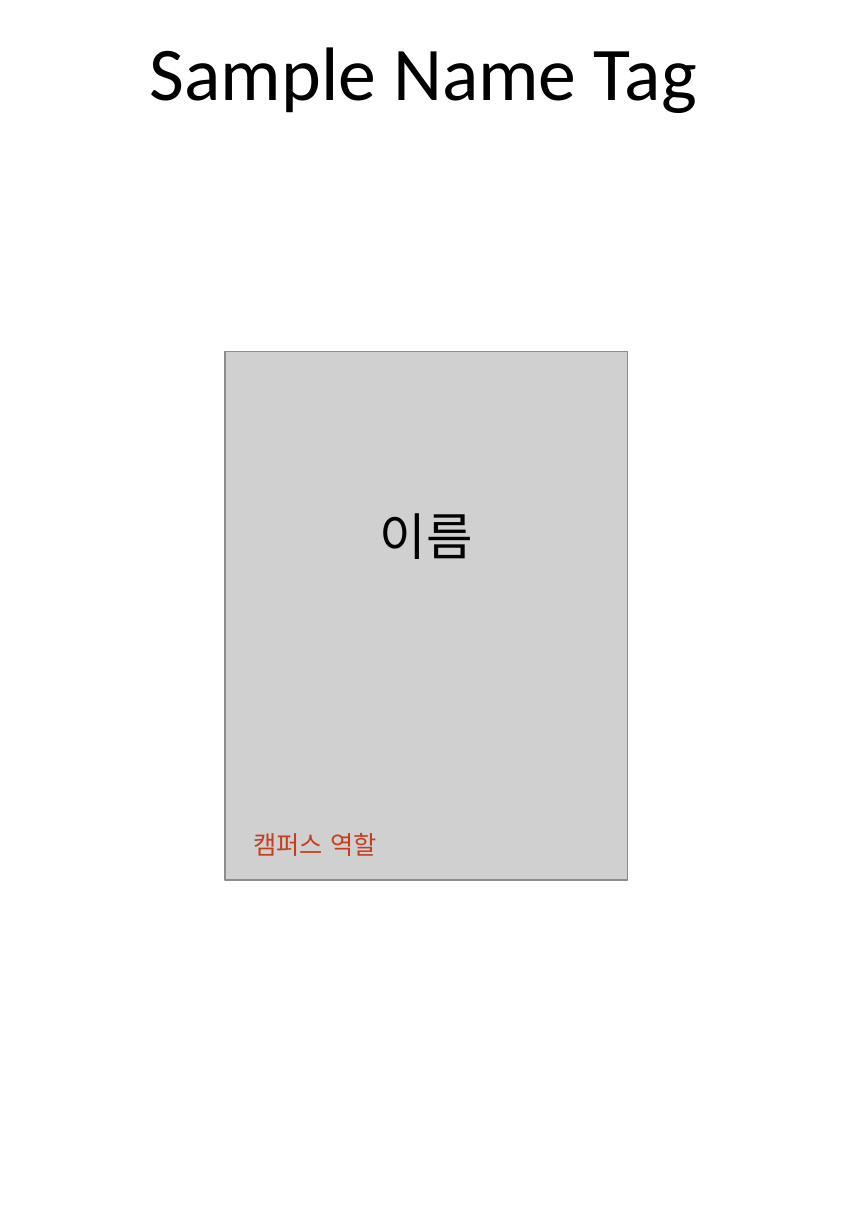
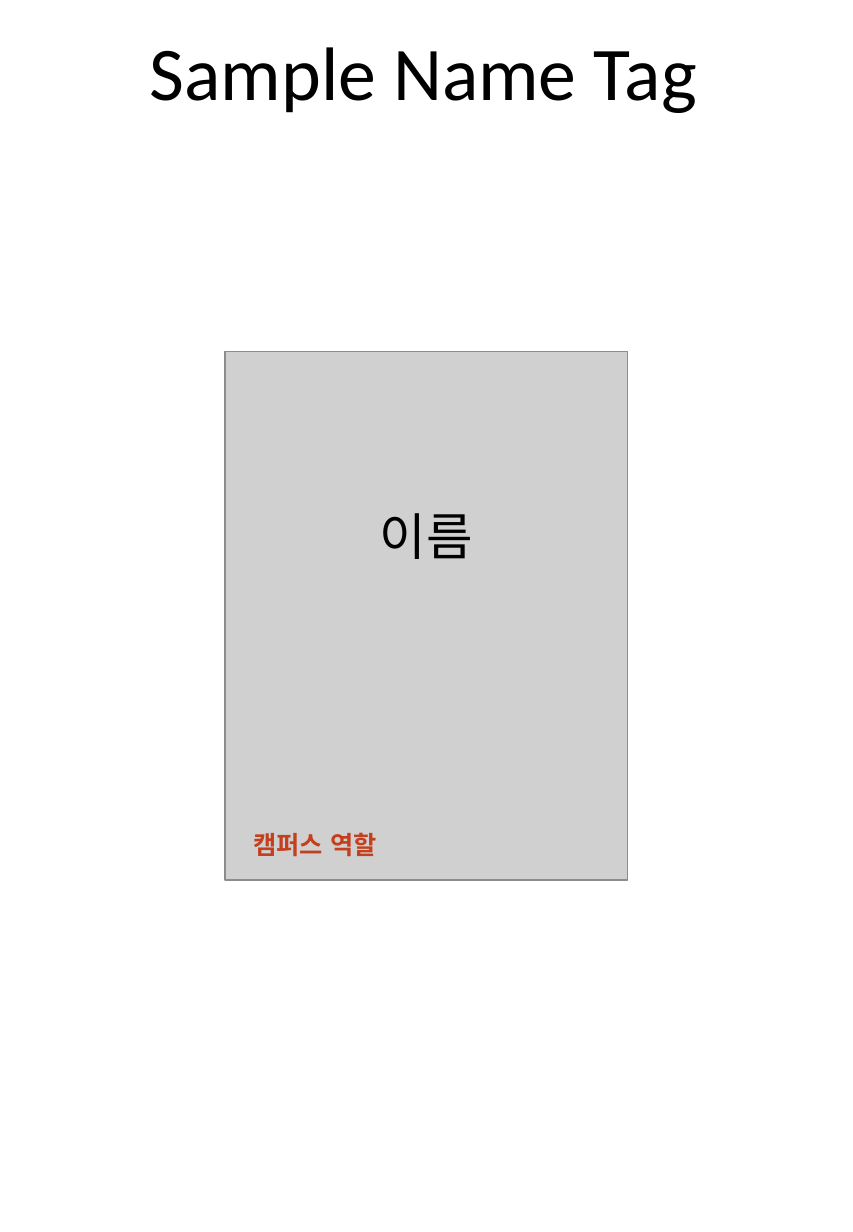
Before and after one commit to enjoeyland/excel2ppt-nametag-generator, a slide deck: slide 2 of example/nametag-example.pptx. Drawn at 853x1232 pixels with LibreOffice and Linux fonts; fonts in the diff are those of the drawing; grey boxes stand for pictures. Boxes give left, top, right and bottom in pixels: in the first picture for what was removed or moved away, otherwise in the second. Text is boxed around its words. In the diff, an @@ line names an element or a change of style, - is before the commit and + after.

```diff
--- a/example/nametag-example.pptx
+++ b/example/nametag-example.pptx
@@ text "캠퍼스 역할" at [253,832,376,857]: bold on @@
```
Also in this commit, not shown: 1 other slide changed, 2 other files.
